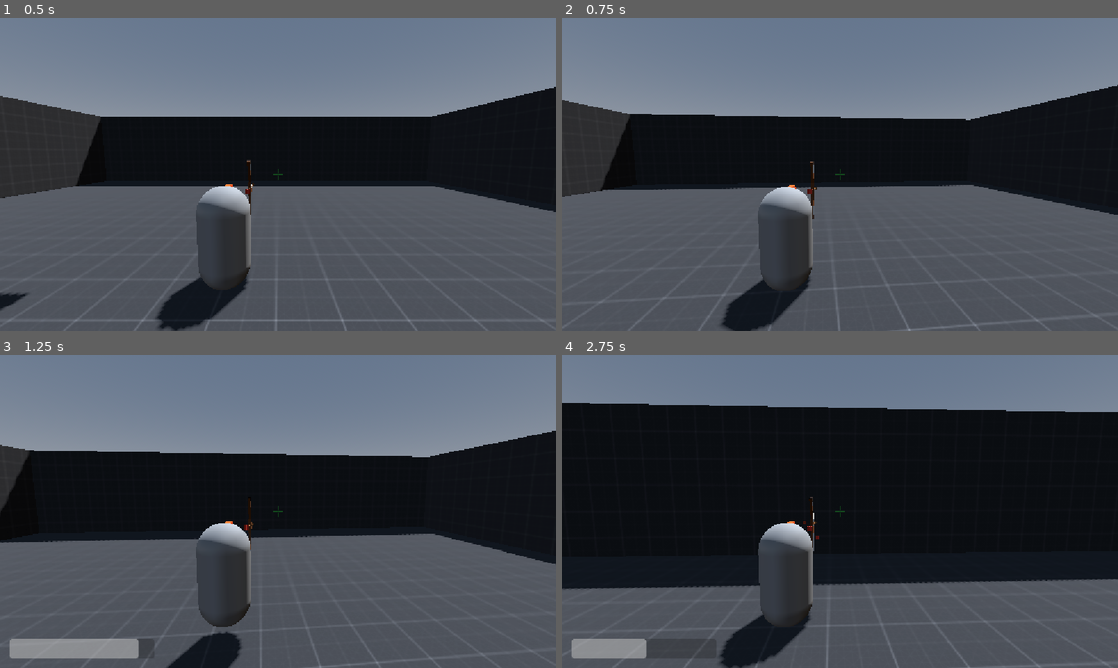
Above: before the commit, frames 1-4 (two rows, left to right).
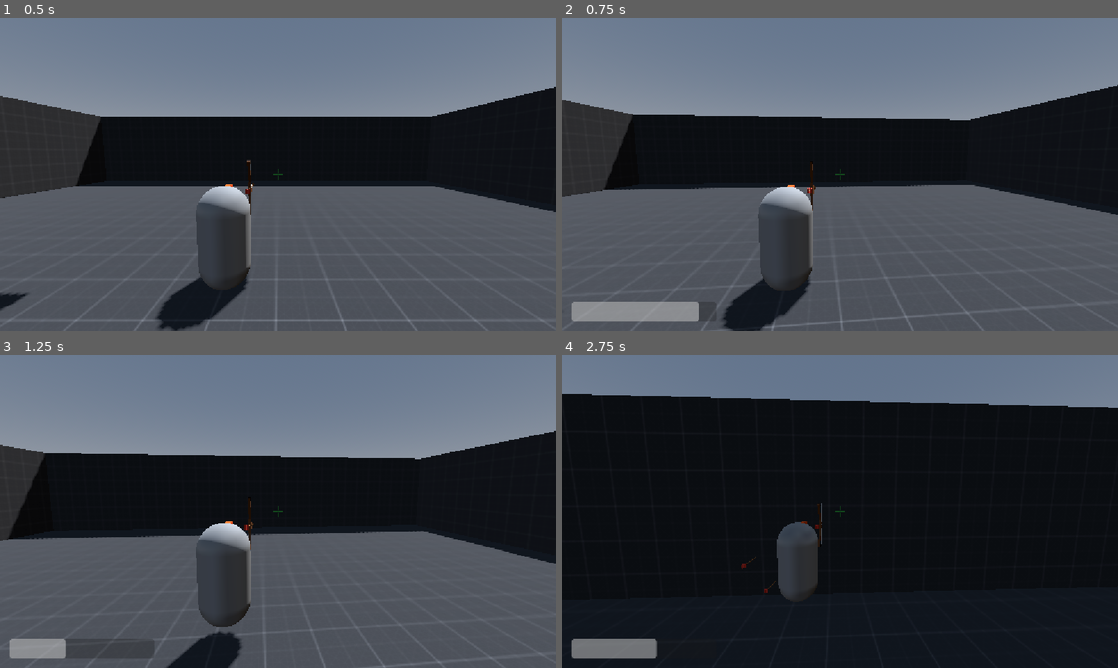
Above: after the commit, the same moments.

Repository: alavanzasp-code/IJStudio
Game: Godot game, scene res://Test Area (World)/test_area.tscn
Two runs of this game, one before a commit and one after it. Both use one fixed random seed, a clock stepped at 60 frames per second and the inputs below.
Inputs (mouse positions are in pixels of both pictures, inside the frame that each line leads up to):
- Up to frame 1 (0.5 s): no input
- Up to frame 2 (0.75 s): tap Enter at 0.5 s; move the mouse to (867, 174) at 0.52 s; press the mouse at (867, 174) at 0.53 s; hold W (up) from 0.53 s (still down); tap F (grapple) at 0.6 s
- Up to frame 3 (1.25 s): keep holding W (up); tap Space (jump) at 0.77, 1.07 s
- Up to frame 4 (2.75 s): keep holding W (up); move the mouse to (812, 511) at 1.27 s; release the mouse at (812, 511) at 1.28 s; click (812, 511) at 1.35 s; tap Space (jump) at 1.52, 1.55, 1.82, 2.1 s; move the mouse to (851, 505) at 2.02 s; tap F (grapple) at 2.3 s

Frame 1 is identical in both runs. In frame 2, 2.3% of the frame differs, in the area x 0-100%, y 21-100%; in frame 3, 3.1%; in frame 4, 29%, in the area x 0-100%, y 12-100%.

Commit message:
changed how grapple works and fixed cd bug

Diff:
--- a/Character (Player Test Sub)/player_(test).gd
+++ b/Character (Player Test Sub)/player_(test).gd
@@ -19,11 +19,11 @@
 @export var slide_duration := 2.0
 
 @export var grapple_range := 30.0
-@export var grapple_accel := 30.0
-@export var grapple_pull_speed := 16.0
+@export var grapple_pull_speed := 30.0
 @export var grapple_fling_boost := 1.3
 @export var grapple_cancel_distance := 1.0
-@export var grapple_cooldown := 4
+@export var grapple_cooldown := 1.0
+@export var grapple_pull_delay := 0.15
 @export_range(0.0, 1.0, 0.01) var max_grapple_slope := 0.4
 
 @export var wall_attach_push := 6.0
@@ -45,6 +45,7 @@
 var grapple_target := Vector3.ZERO
 var grapple_surface_normal := Vector3.UP
 var _grapple_cooldown_timer := 0.0
+var _grapple_pull_timer := 0.0
 
 var is_wall_attached := false
 
@@ -217,6 +218,8 @@
 	is_grappled = true
 	grapple_target = hit.position
 	grapple_surface_normal = hit.normal
+	_grapple_pull_timer = grapple_pull_delay
+	_grapple_cooldown_timer = grapple_cooldown
 	is_sliding = false
 	velocity.x *= 0.2
 	velocity.z *= 0.2
@@ -225,30 +228,32 @@
 	return true
 
 
-func update_grapple(delta):
-	var pull_point := global_position + Vector3(0, 0.6, 0)
-
-	# Jumping mid-grapple flings you off with the carried momentum
+func update_grapple(delta) -> void:
+	# Jumping mid-grapple cancels the pull and flings you off with momentum
 	if Input.is_action_just_pressed("jump"):
 		end_grapple()
 		velocity.x *= grapple_fling_boost
 		velocity.z *= grapple_fling_boost
 		return
 
-	# Fully reached the wall — attach and cling instead of bouncing off
+	var pull_point := global_position + Vector3(0, 0.6, 0)
+
+	# Short wind-up simulating the grapple being shot / initial animation
+	if _grapple_pull_timer > 0.0:
+		_grapple_pull_timer -= delta
+		return
+
+	# Reached the wall — attach and cling before we can pass through it
 	if pull_point.distance_to(grapple_target) <= grapple_cancel_distance:
 		attach_to_wall()
 		return
 
-	# Pull the player toward the anchor point
+	# Flight: slam the velocity straight at the anchor every frame — a fast,
+	# readable pull with no acceleration buildup, overshoot, or swinging.
 	var pull_dir := (grapple_target - pull_point).normalized()
-	velocity += pull_dir * grapple_accel * delta
-
-	# Cap the pull so a normal catch never turns into a fling
-	if velocity.length() > grapple_pull_speed:
-		velocity *= grapple_pull_speed / velocity.length()
-
-	# Face toward the anchor while pulling
+	velocity = pull_dir * grapple_pull_speed
+
+	# Face toward the anchor while flying so the pull reads as an animation
 	var flat_pull := Vector3(pull_dir.x, 0, pull_dir.z)
 	if flat_pull.length_squared() > 0.001:
 		rotation.y = lerp_angle(
@@ -257,17 +262,13 @@
 			clampf(facing_turn_speed * delta, 0.0, 1.0),
 		)
 
-	# Approaching shake — stronger when fast, fades as we get closer
-	var dist := pull_point.distance_to(grapple_target)
-	var speed := velocity.length()
-	camera_settings.add_shake(speed * 0.002 * clampf(dist / 15.0, 0.0, 1.0))
+	camera_settings.add_shake(0.01)
 
 
 func attach_to_wall() -> void:
 	is_grappled = false
 	is_wall_attached = true
 	velocity = Vector3.ZERO
-	_grapple_cooldown_timer = grapple_cooldown
 	camera_settings.set_grappling(false)
 	camera_settings.add_shake(0.08)
 
@@ -282,7 +283,6 @@
 		is_wall_attached = false
 		velocity = grapple_surface_normal * wall_attach_push
 		velocity.y = wall_attach_hop
-		_grapple_cooldown_timer = 0.2
 		camera_settings.set_grappling(false)
 		camera_settings.add_shake(0.1)
 		return true
@@ -292,7 +292,6 @@
 
 func end_grapple(damp_velocity := false) -> void:
 	is_grappled = false
-	_grapple_cooldown_timer = grapple_cooldown
 	camera_settings.set_grappling(false)
 
 	if damp_velocity:
